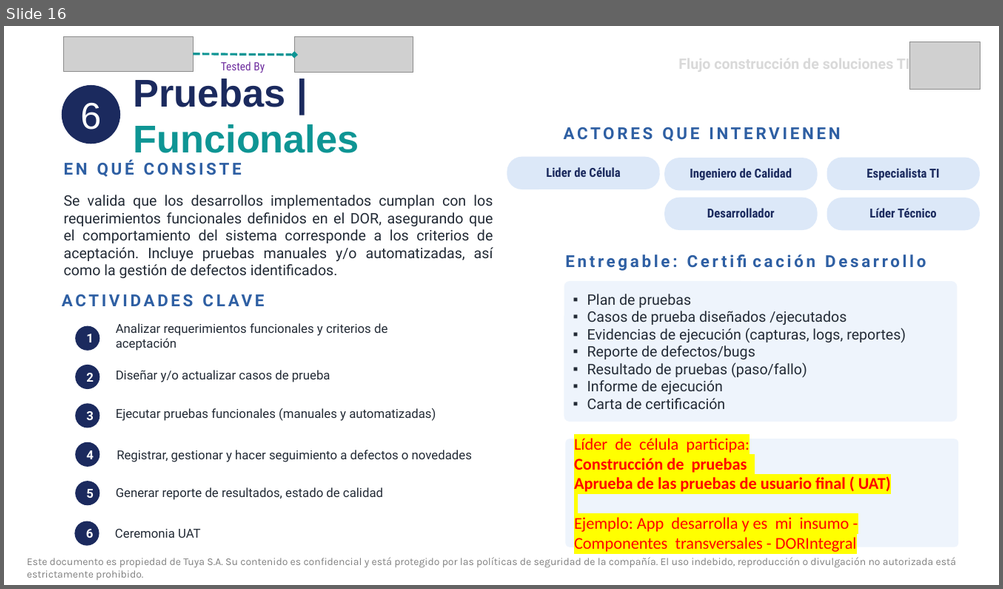
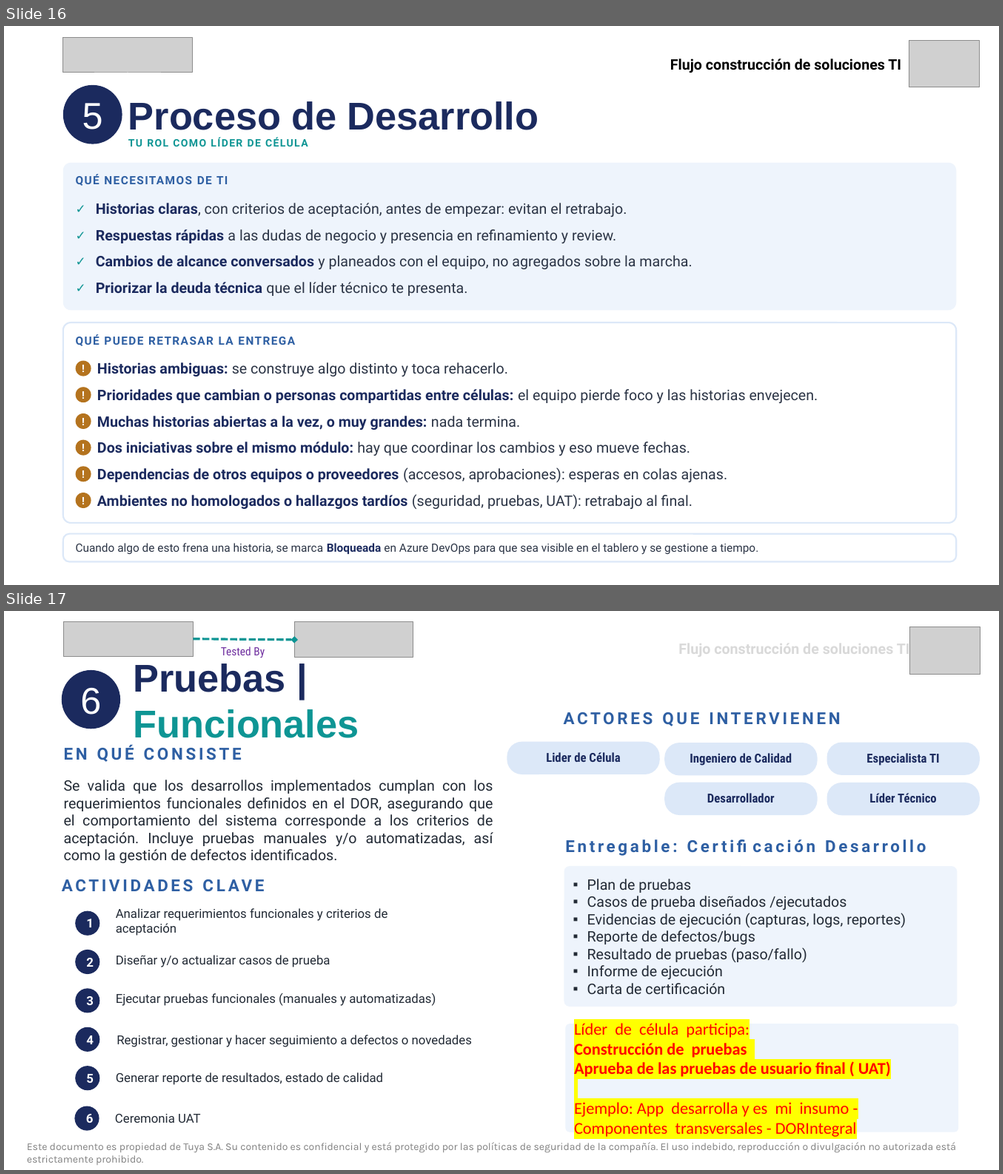
Before and after one commit to estibenlicona/guides, a slide deck: Flujo construcción de soluciones TI_Líder_Célula_v2.pptx. Shown one above the other, each under a label of ours: slide 16 before the commit, slides 16 and 17 after it. The pictures are 1003x589 and 1003x1174 pixels, drawn with LibreOffice and Linux fonts; fonts in the diff are those of the drawing; grey boxes stand for pictures. Boxes give left, top, right and bottom in pixels: in the first picture for what was removed or moved away, otherwise in the second. Text is boxed around its words. In the diff, an @@ line names an element or a change of style, - is before the commit and + after.

```diff
--- a/Flujo construcción de soluciones TI_Líder_Célula_v2.pptx
+++ b/Flujo construcción de soluciones TI_Líder_Célula_v2.pptx
@@ slide 16 added at (4,26,999,585), background #FFFFFF @@
@@ picture added at (63,38,192,73) @@
@@ picture added at (908,41,979,87) @@
@@ text added at (670,59,901,73), 14 pt, text #000000, bold @@
+Flujo construcción de soluciones TI
@@ ellipse added at (63,85,122,144), fill #1B2A5E, 36 pt, text #FFFFFF @@
+5
@@ text added at (128,101,538,130), 37.3 pt, text #1B2A5E, bold @@
+Proceso de Desarrollo
@@ text added at (128,137,261,147), 10 pt, text #0E9594, bold @@
+TU ROL COMO LÍDER DE CÉLULA
@@ rounded rectangle added at (63,163,956,310), fill #EEF4FC @@
@@ text added at (76,175,227,186), 11 pt, text #2E5FA3, bold @@
+QUÉ NECESITAMOS DE TI
@@ text added at (76,197,90,220), 12 pt, text #0E9594, bold @@
+✓
@@ text added at (96,203,626,217), 14 pt, text #2B3445 @@
+Historias claras, con criterios de aceptación, antes de empezar: evitan el retrabajo.
@@ text added at (76,224,90,247), 12 pt, text #0E9594, bold @@
+✓
@@ text added at (96,230,616,244), 14 pt, text #2B3445 @@
+Respuestas rápidas a las dudas de negocio y presencia en refinamiento y review.
@@ text added at (76,249,90,273), 12 pt, text #0E9594, bold @@
+✓
@@ text added at (96,255,691,269), 14 pt, text #2B3445 @@
+Cambios de alcance conversados y planeados con el equipo, no agregados sobre la marcha.
@@ text added at (76,276,90,299), 12 pt, text #0E9594, bold @@
+✓
@@ text added at (96,282,468,296), 14 pt, text #2B3445 @@
+Priorizar la deuda técnica que el líder técnico te presenta.
@@ rounded rectangle added at (63,323,956,524), fill #FFFFFF, outline #DCE8F8 1.5 pt @@
@@ text added at (76,335,295,346), 11 pt, text #2E5FA3, bold @@
+QUÉ PUEDE RETRASAR LA ENTREGA
@@ ellipse added at (76,361,91,377), fill #B4731E, 10 pt, text #FFFFFF, bold @@
+!
@@ text added at (97,363,508,377), 14 pt, text #2B3445 @@
+Historias ambiguas: se construye algo distinto y toca rehacerlo.
@@ ellipse added at (76,387,91,403), fill #B4731E, 10 pt, text #FFFFFF, bold @@
+!
@@ text added at (97,389,818,403), 14 pt, text #1B2A5E, bold @@
+Prioridades que cambian o personas compartidas entre células: el equipo pierde foco y las historias envejecen.
@@ ellipse added at (76,414,91,429), fill #B4731E, 10 pt, text #FFFFFF, bold @@
+!
@@ text added at (97,416,520,430), 14 pt, text #1B2A5E, bold @@
+Muchas historias abiertas a la vez, o muy grandes: nada termina.
@@ ellipse added at (76,440,91,456), fill #B4731E, 10 pt, text #FFFFFF, bold @@
+!
@@ text added at (97,442,690,456), 14 pt, text #2B3445 @@
+Dos iniciativas sobre el mismo módulo: hay que coordinar los cambios y eso mueve fechas.
@@ ellipse added at (76,467,91,483), fill #B4731E, 10 pt, text #FFFFFF, bold @@
+!
@@ text added at (97,468,728,483), 14 pt, text #2B3445 @@
+Dependencias de otros equipos o proveedores (accesos, aprobaciones): esperas en colas ajenas.
@@ ellipse added at (76,493,91,508), fill #B4731E, 10 pt, text #FFFFFF, bold @@
+!
@@ text added at (97,494,692,510), 14 pt, text #2B3445 @@
+Ambientes no homologados o hallazgos tardíos (seguridad, pruebas, UAT): retrabajo al final.
@@ rounded rectangle added at (63,534,956,562), fill #FFFFFF, outline #DCE8F8 1.5 pt @@
@@ text added at (76,543,758,555), 11 pt, text #2B3445 @@
+Cuando algo de esto frena una historia, se marca Bloqueada en Azure DevOps para que sea visible en el tablero y se gestione a tiempo.
@@ what was slide 16 is now slide 17 @@
```
Also in this commit, not shown: 1 slide changed, 1 other slide added, 1 slide removed.
